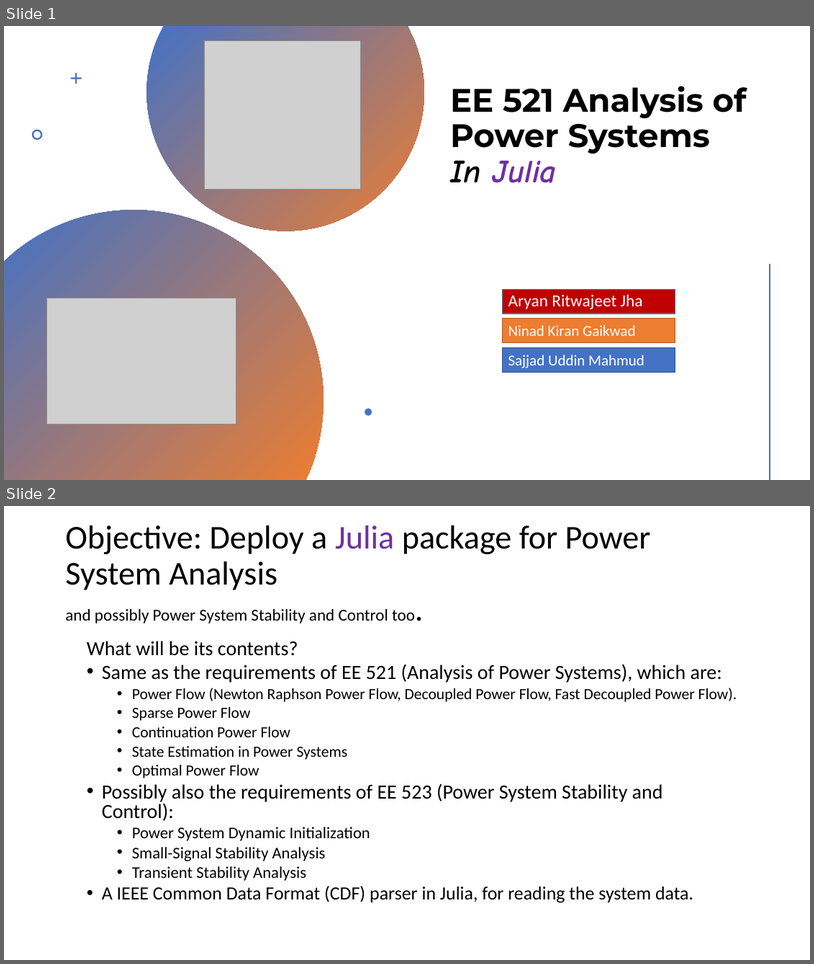
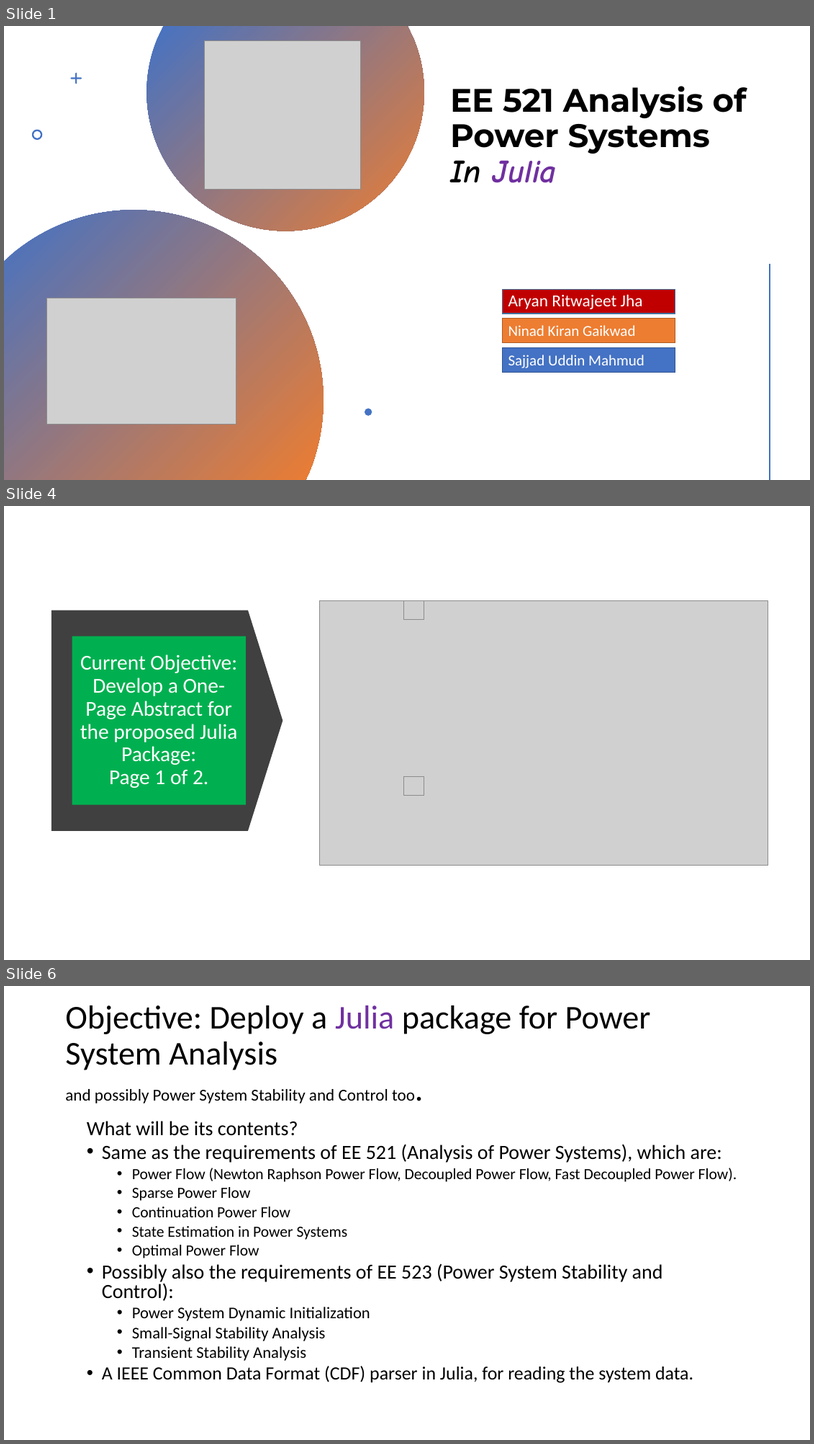
Before and after one commit to Realife-Brahmin/OriginalDocsHub, a slide deck: ee521/plan_for_ee521_in_julia/ee521_julia_plan.pptx. Shown one above the other, each under a label of ours: slides 1 and 2 before the commit, slides 1, 4 and 6 after it; the slides between them are not shown. The pictures are 814x964 and 814x1444 pixels, drawn with LibreOffice and Linux fonts; fonts in the diff are those of the drawing; grey boxes stand for pictures. Boxes give left, top, right and bottom in pixels: in the first picture for what was removed or moved away, otherwise in the second. Text is boxed around its words. In the diff, an @@ line names an element or a change of style, - is before the commit and + after.

```diff
--- a/ee521/plan_for_ee521_in_julia/ee521_julia_plan.pptx
+++ b/ee521/plan_for_ee521_in_julia/ee521_julia_plan.pptx
@@ slide 4 added at (x1=4, y1=506, x2=810, y2=960), background #FFFFFF @@
@@ down arrow added at (x1=52, y1=610, x2=283, y2=831), fill #404040 @@
@@ picture added at (x1=320, y1=600, x2=769, y2=865) @@
@@ picture added at (x1=404, y1=601, x2=424, y2=620) @@
@@ title added at (x1=72, y1=636, x2=246, y2=805), fill #00B050, 25.2 pt, text #FFFFFF @@
+Current Objective: Develop a One-Page Abstract for the proposed Julia Package:
+Page 1 of 2.
@@ picture added at (x1=404, y1=777, x2=424, y2=795) @@
@@ what was slide 2 is now slide 6 @@
```
Also in this commit, not shown: 5 other slides added, 7 other files.
